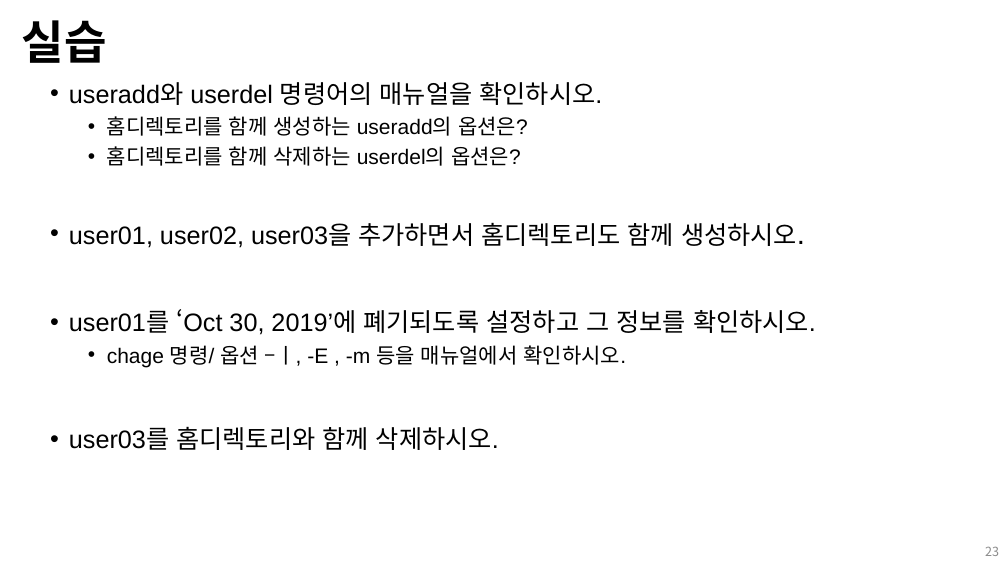
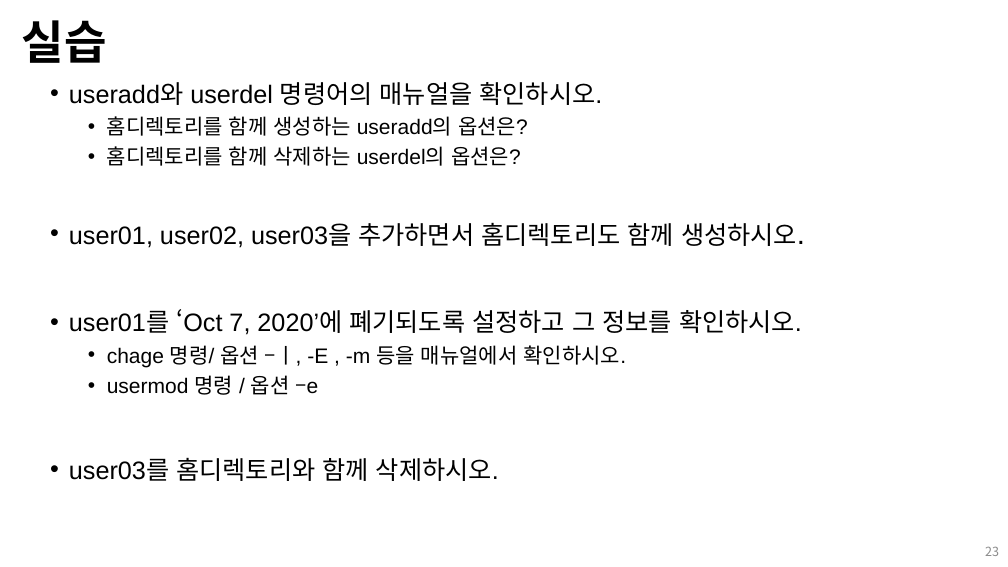
Before and after one commit to Open-Source-Programming/OpenSource-Lec, a slide deck: slide 23 of 05_linux2.pptx. Drawn at 1008x567 pixels with LibreOffice and Linux fonts; fonts in the diff are those of the drawing; background and template pictures are left out. Boxes give left, top, right and bottom in pixels: in the first picture for what was removed or moved away, otherwise in the second. Text is boxed around its words. In the diff, an @@ line names an element or a change of style, - is before the commit and + after.

```diff
--- a/05_linux2.pptx
+++ b/05_linux2.pptx
@@ text at box(69, 309, 802, 335): text changed @@
-• user01를 ‘Oct 30, 2019’에 폐기되도록 설정하고 그 정보를 확인하시오.
+• user01를 ‘Oct 7, 2020’에 폐기되도록 설정하고 그 정보를 확인하시오.
@@ text at box(107, 375, 318, 395): paragraph added @@
+  • usermod 명령 / 옵션 –e
```
Also in this commit, not shown: 9 other slides changed, 2 slides added, 2 slides removed, 2 other files.
